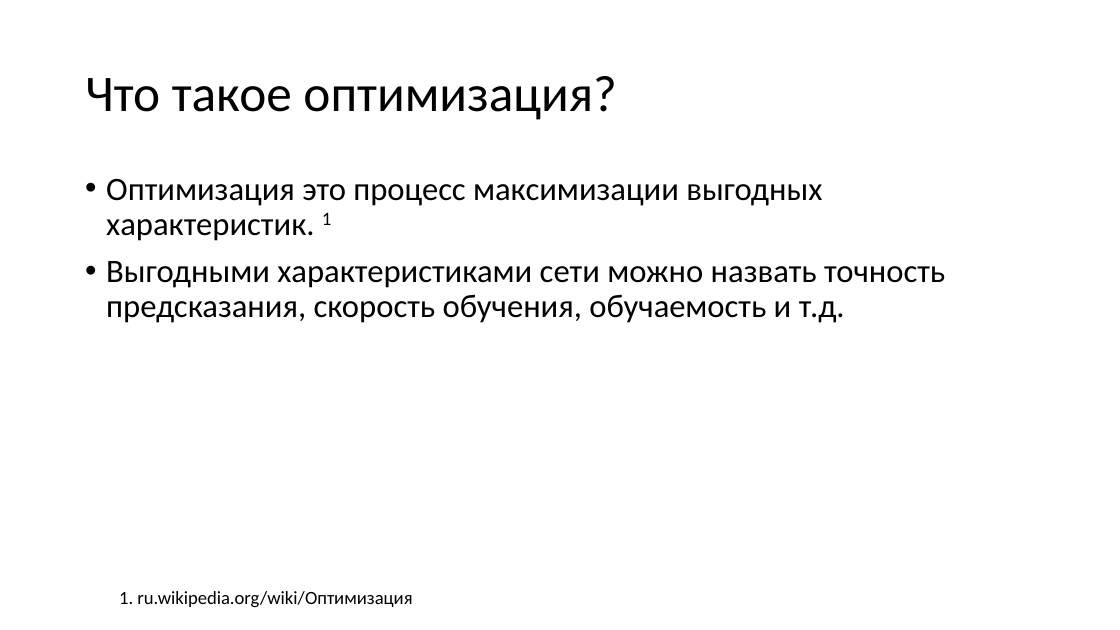
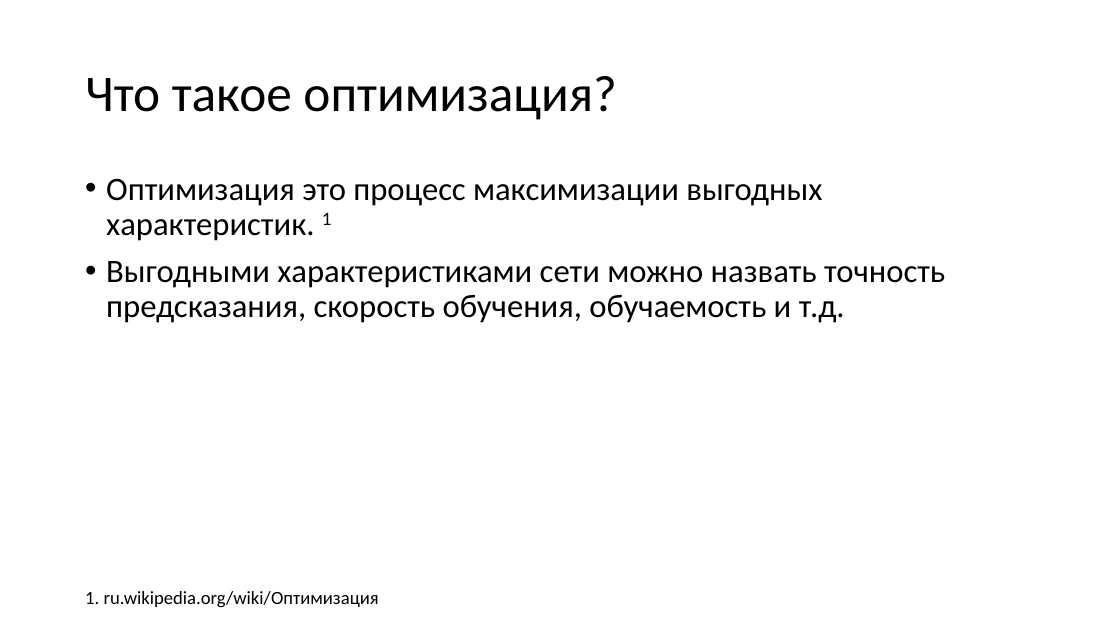
Before and after one commit to sven4500/masters-diploma, a slide deck: slide 4 of Презентация/Пезентация.ppt. Drawn at 1120x630 pixels with LibreOffice and Linux fonts; fonts in the diff are those of the drawing. Boxes give left, top, right and bottom in pixels: in the first picture for what was removed or moved away, otherwise in the second. Text is boxed around its words. In the diff, an @@ line names an element or a change of style, - is before the commit and + after.

```diff
--- a/Презентация/Пезентация.ppt
+++ b/Презентация/Пезентация.ppt
@@ text "1. ru.wikipedia.org/wiki/Оптимизация" at [85, 591, 379, 607]: alignment centre to left @@
```
Also in this commit, not shown: 3 other slides changed, 7 slides added, 1 other file.
